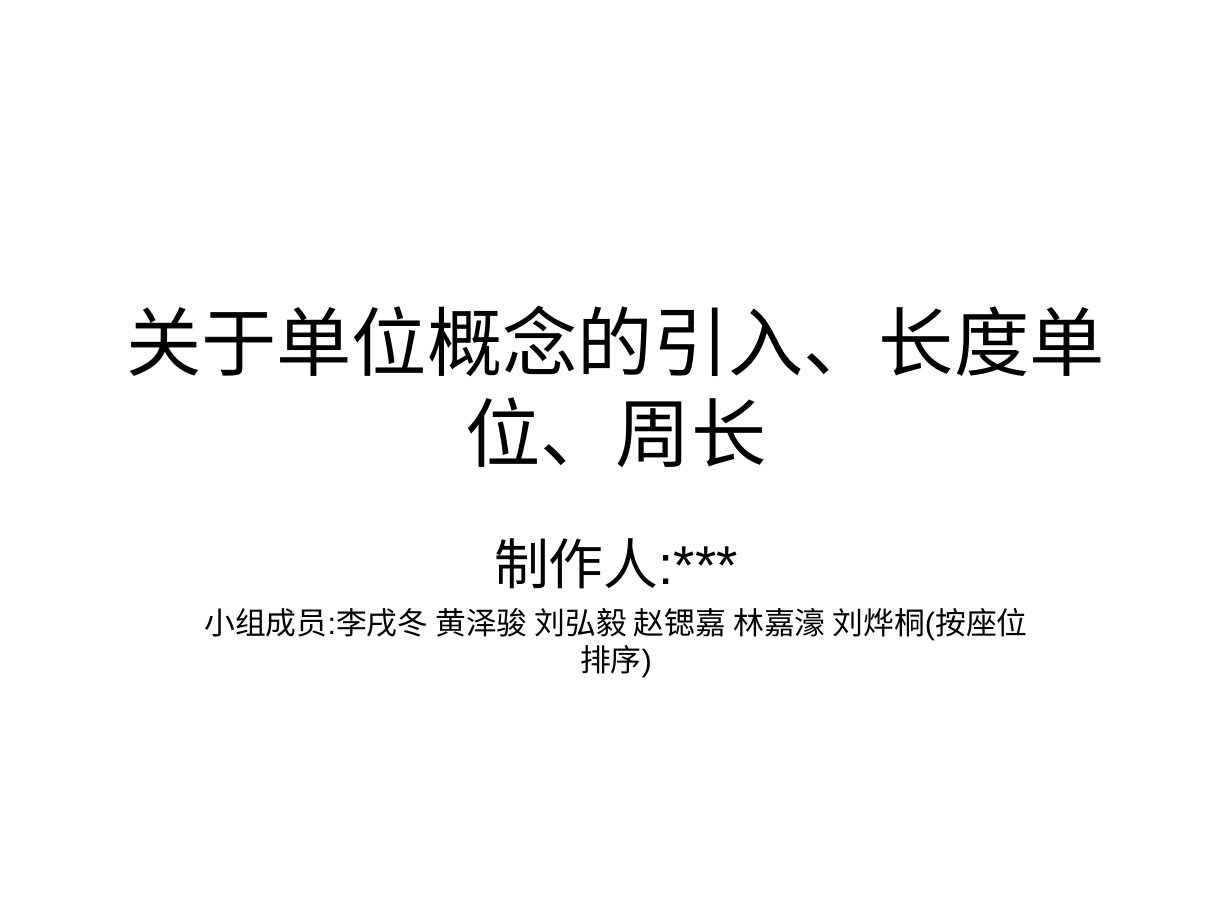
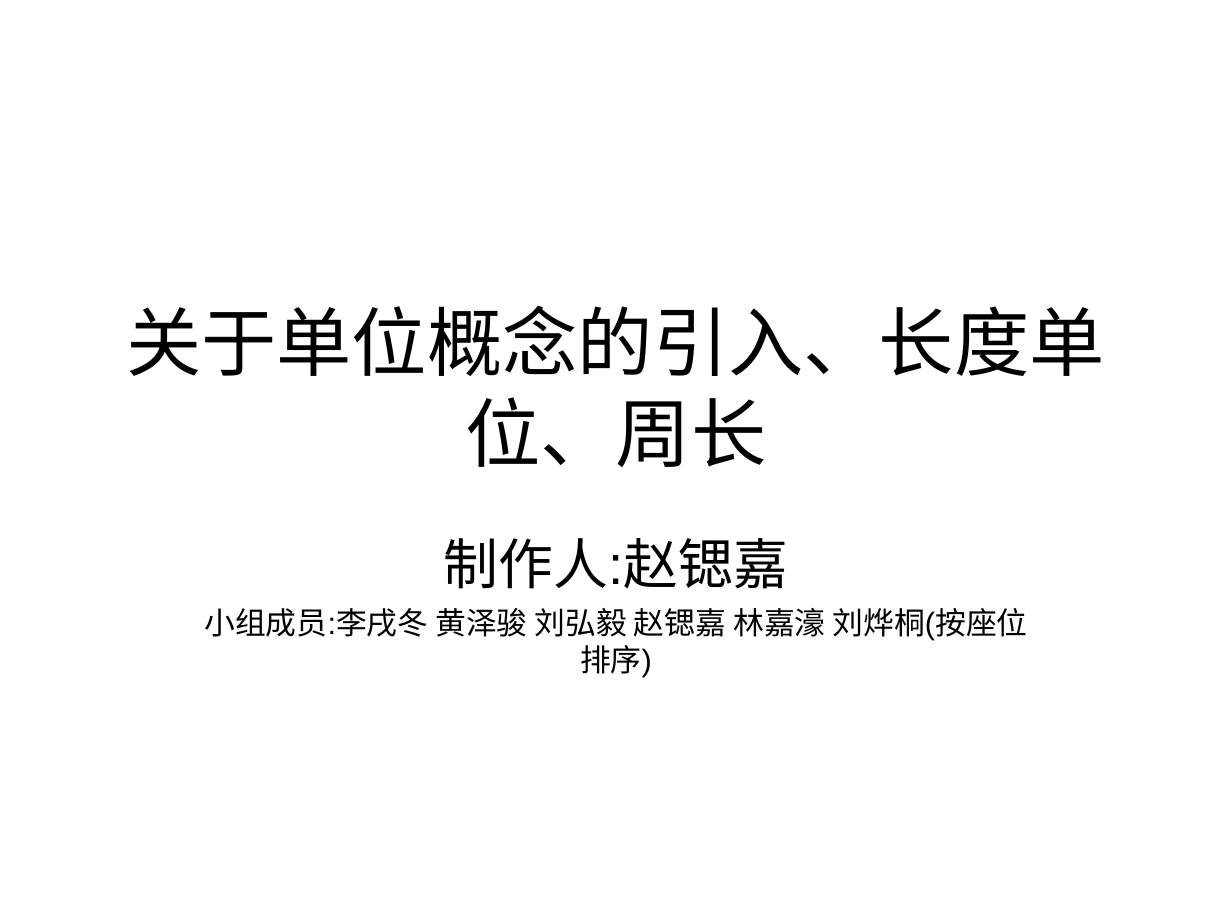
Before and after one commit to lxdxz/lxdxz.github.io, a slide deck: slide 2 of pptkey=123456/000[main PPT].ppt. Drawn at 1232x924 pixels with LibreOffice and Linux fonts; fonts in the diff are those of the drawing. Boxes give left, top, right and bottom in pixels: in the first picture for what was removed or moved away, otherwise in the second. Text is boxed around its words. In the diff, an @@ line names an element or a change of style, - is before the commit and + after.

```diff
--- a/pptkey=123456/000[main PPT].ppt
+++ b/pptkey=123456/000[main PPT].ppt
@@ subtitle at [444,538,788,589]: text changed @@
-制作人:***
+制作人:赵锶嘉
```
Also in this commit, not shown: 5 other slides changed, 1 slide removed, 7 other files.
